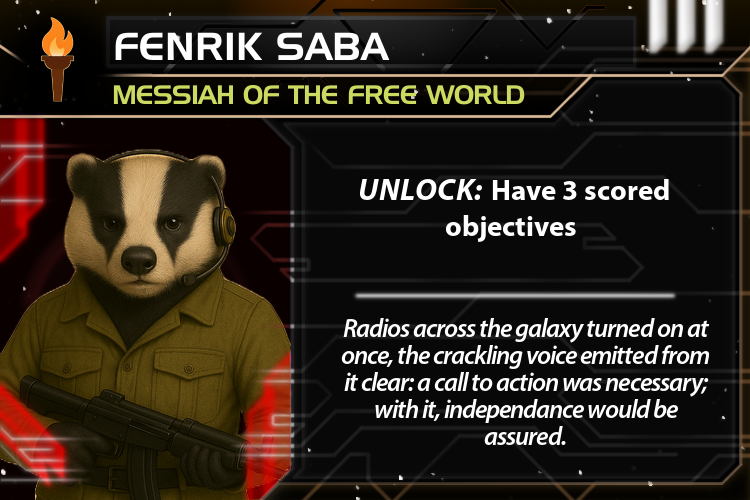
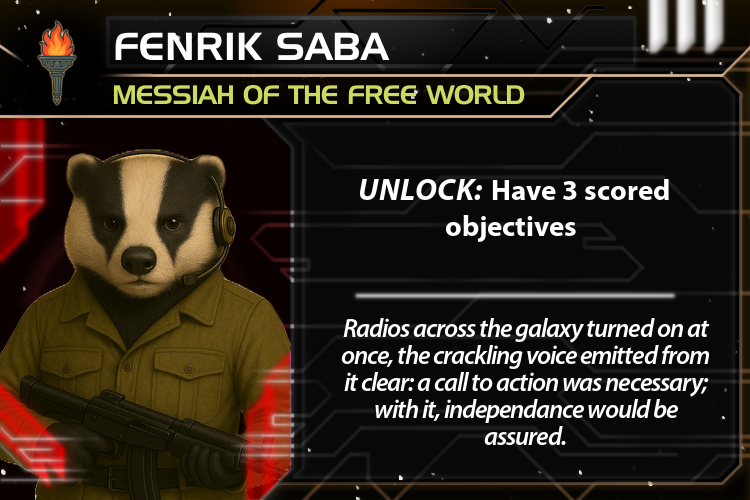
Layers edited between the first and the second 750 × 500 image:
added layer "Pasted Layer copy" in group "Faction Symbol" over [36, 19, 78, 107]
hid "icon.png copy" over [40, 17, 75, 103]